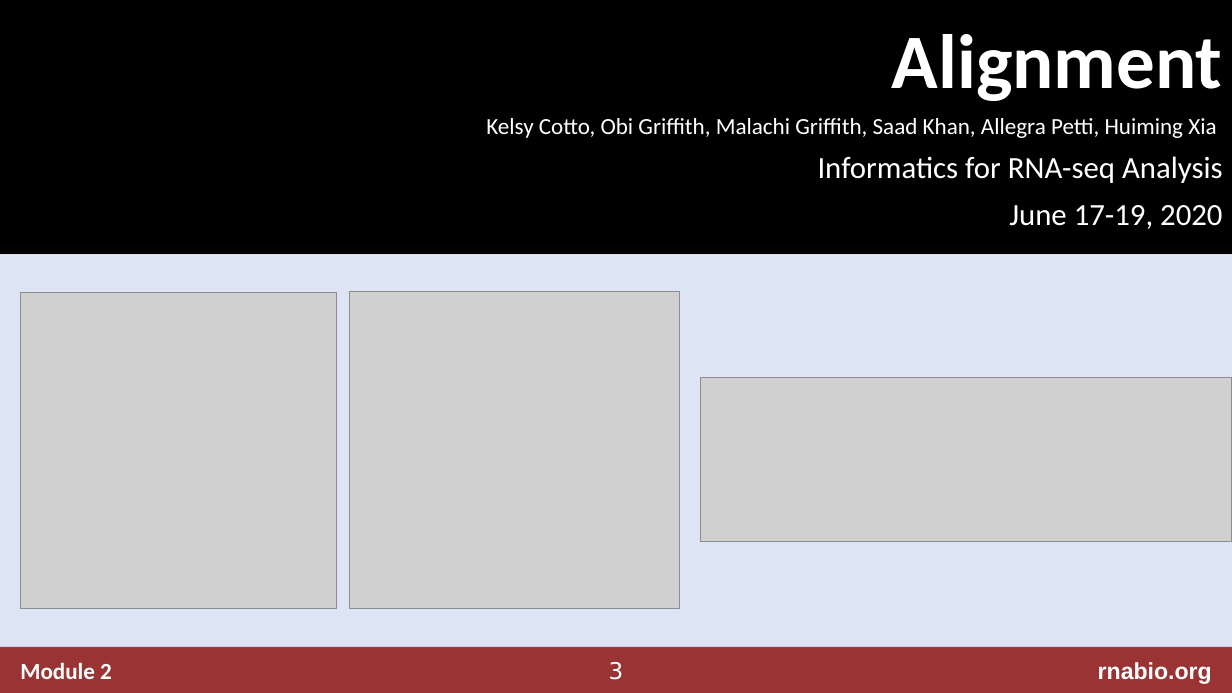
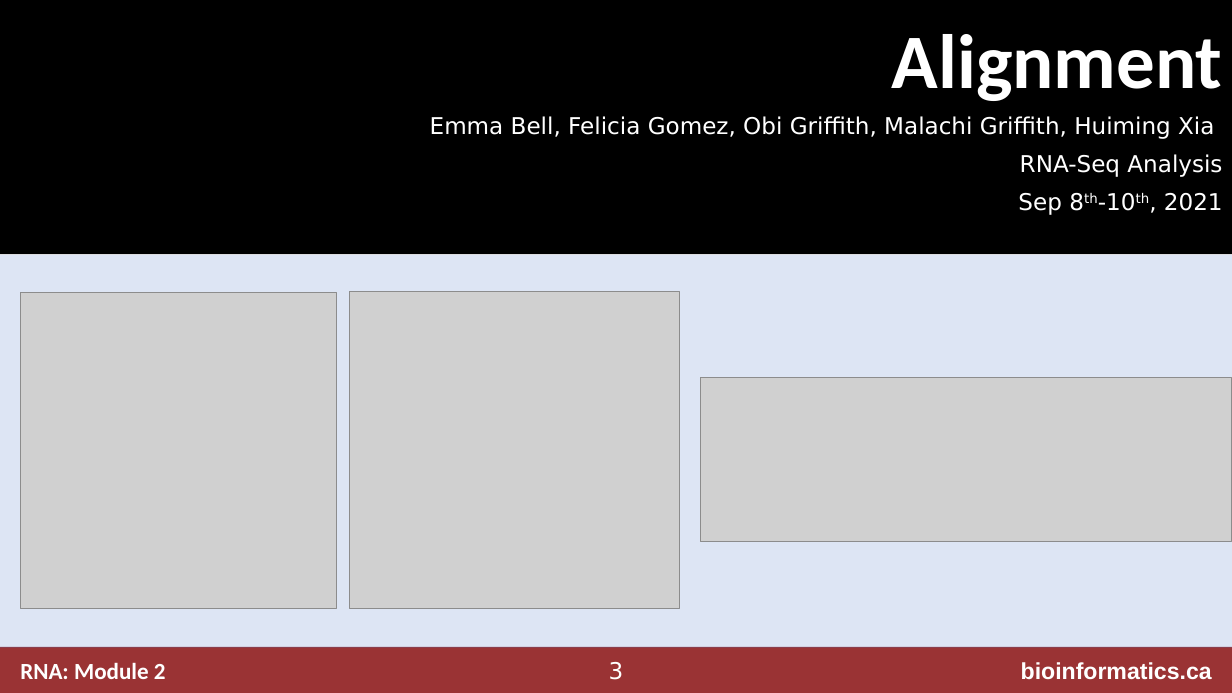
Before and after one commit to griffithlab/rnabio.org, a slide deck: slide 3 of assets/lectures/cbw/2021/mini/RNASeq_MiniLecture_02_01_Alignment.pptx. Drawn at 1232x693 pixels with LibreOffice and Linux fonts; fonts in the diff are those of the drawing; grey boxes stand for pictures; background and template pictures are left out. Boxes give left, top, right and bottom in pixels: in the first picture for what was removed or moved away, otherwise in the second. Text is boxed around its words. In the diff, an @@ line names an element or a change of style, - is before the commit and + after.

```diff
--- a/assets/lectures/cbw/2021/mini/RNASeq_MiniLecture_02_01_Alignment.pptx
+++ b/assets/lectures/cbw/2021/mini/RNASeq_MiniLecture_02_01_Alignment.pptx
@@ subtitle at box(430, 116, 1223, 215): text changed; font Calibri to DejaVu Sans @@
-Kelsy Cotto, Obi Griffith, Malachi Griffith, Saad Khan, Allegra Petti, Huiming Xia
-Informatics for RNA-seq Analysis
-June 17-19, 2020
+Emma Bell, Felicia Gomez, Obi Griffith, Malachi Griffith, Huiming Xia
+RNA-Seq Analysis
+Sep 8th-10th, 2021
@@ text at box(20, 662, 166, 679): text changed @@
-Module 2
+RNA: Module 2
@@ text at box(1021, 662, 1212, 679): text changed @@
-rnabio.org
+bioinformatics.ca
```
Also in this commit, not shown: 17 other slides changed, 29 other files.
